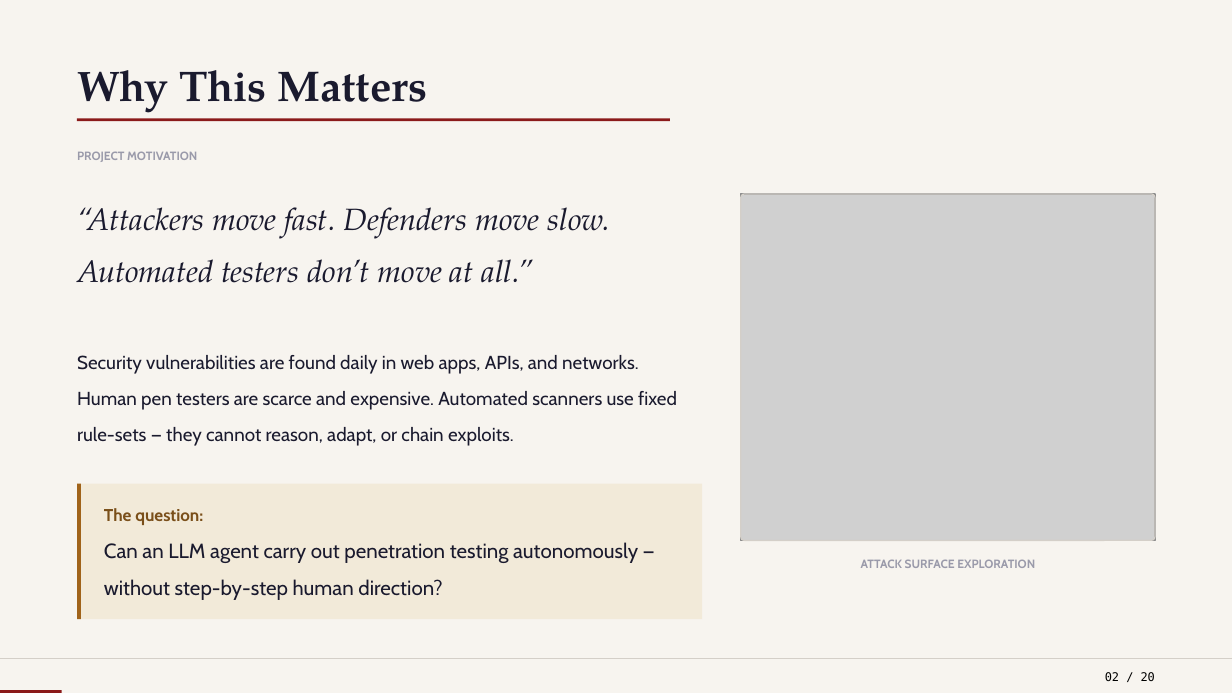
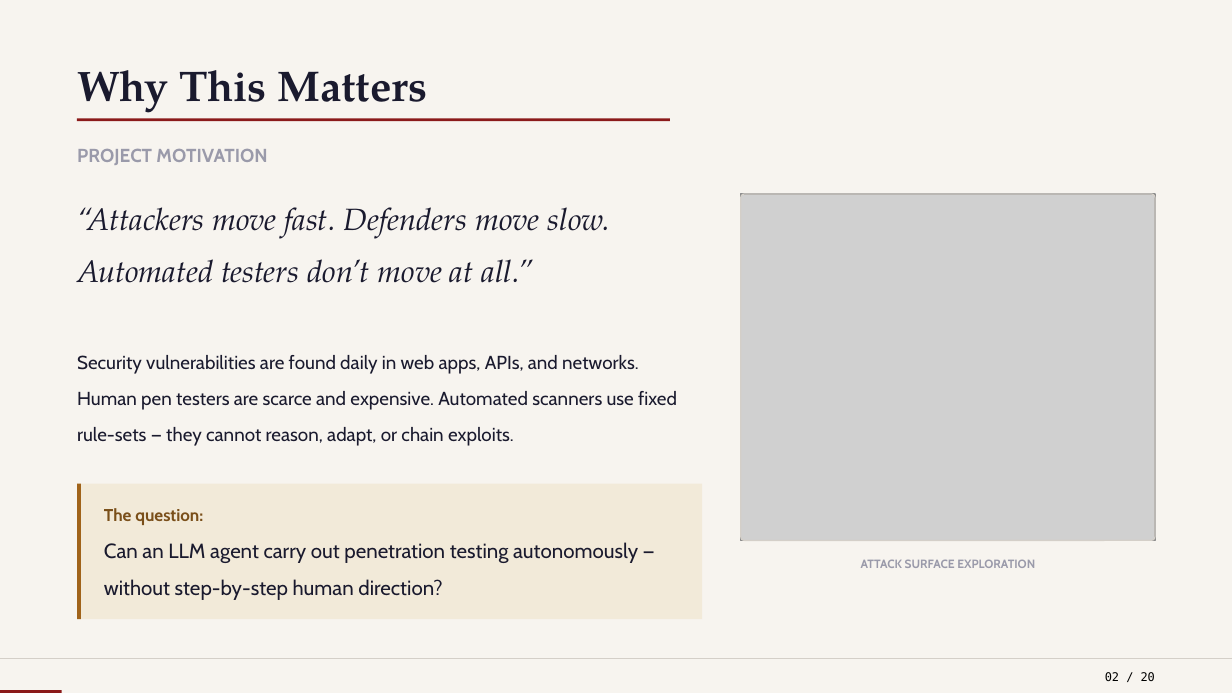
Before and after one commit to nishan-paul-hello/cmatrix-agentic-red-team, a slide deck: slide 2 of docs/presentation/CSE-810-PRESENTATION-INCEPTION.pptx. Drawn at 1232x693 pixels with LibreOffice and Linux fonts; fonts in the diff are those of the drawing; grey boxes stand for pictures. Boxes give left, top, right and bottom in pixels: in the first picture for what was removed or moved away, otherwise in the second. Text is boxed around its words. In the diff, an @@ line names an element or a change of style, - is before the commit and + after.

```diff
--- a/docs/presentation/CSE-810-PRESENTATION-INCEPTION.pptx
+++ b/docs/presentation/CSE-810-PRESENTATION-INCEPTION.pptx
@@ text "PROJECT MOTIVATION" at <box>77,149,267,165</box>: size 7 to 11 pt @@
```
Also in this commit, not shown: 3 other slides changed, 1 other file.
